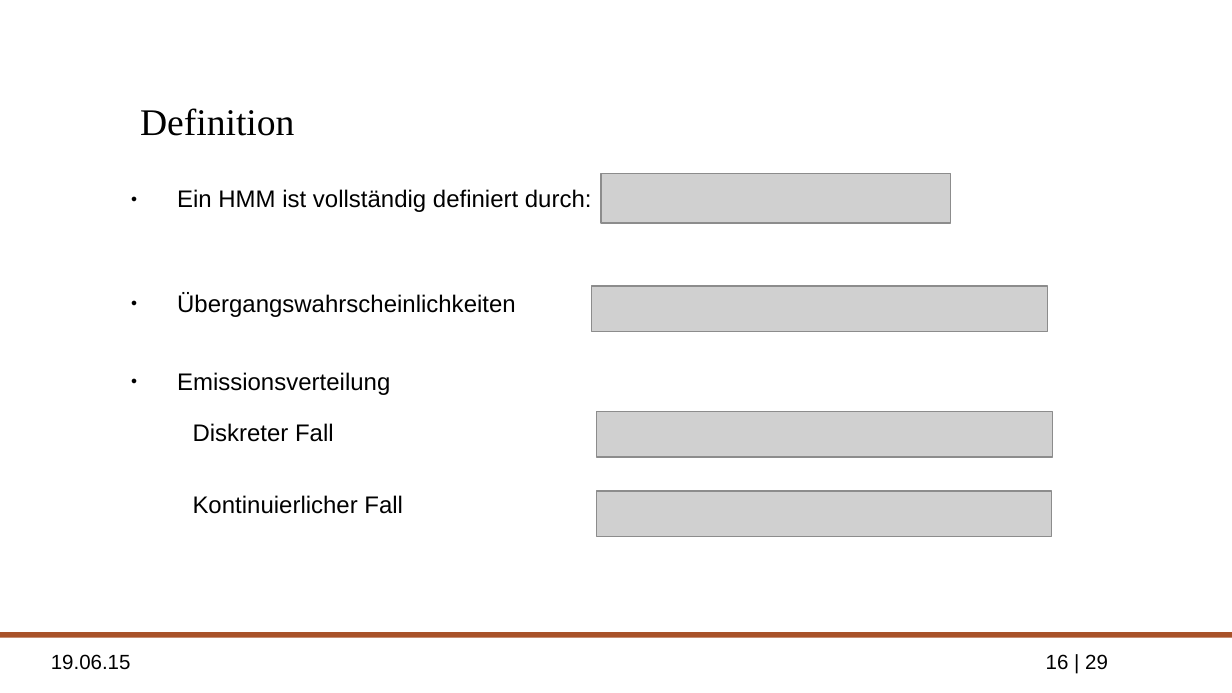
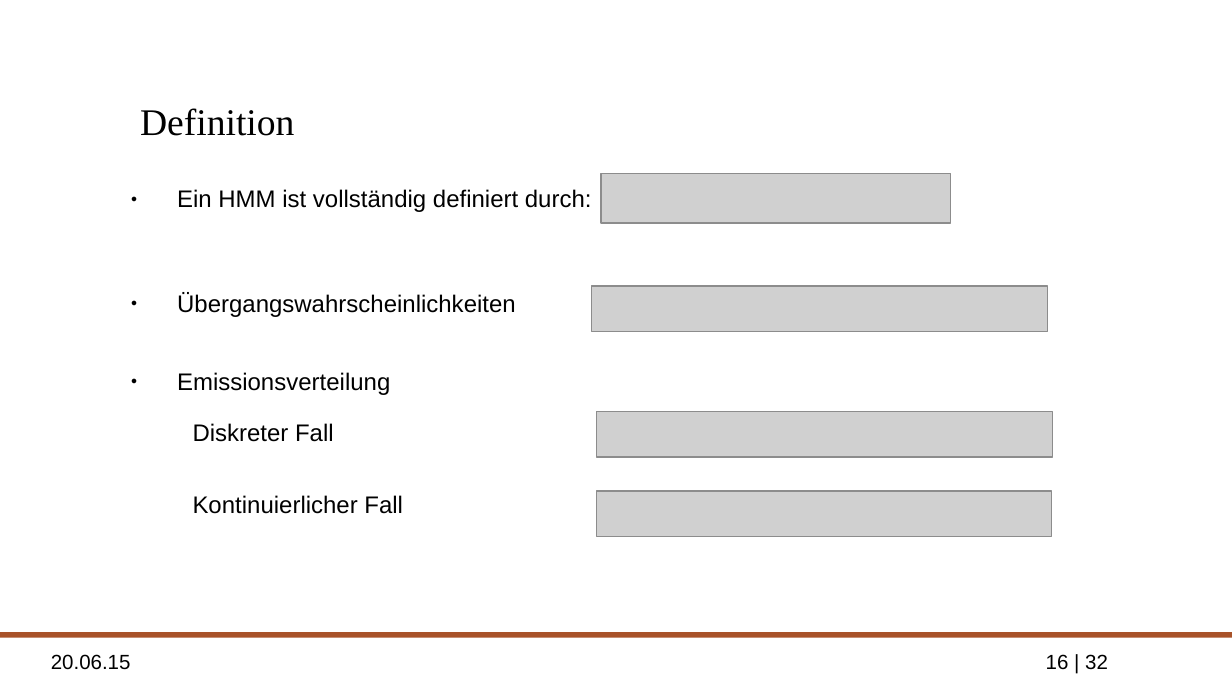
Before and after one commit to ppasler/Formale-Methoden-HMM, a slide deck: slide 16 of presentation/hidden_markov_pasler.odp. Drawn at 1232x693 pixels with LibreOffice and Linux fonts; fonts in the diff are those of the drawing; grey boxes stand for pictures; background and template pictures are left out. Boxes give left, top, right and bottom in pixels: in the first picture for what was removed or moved away, otherwise in the second. Text is boxed around its words. In the diff, an @@ line names an element or a change of style, - is before the commit and + after.

```diff
--- a/presentation/hidden_markov_pasler.odp
+++ b/presentation/hidden_markov_pasler.odp
@@ text at (51,654,131,670): text changed @@
-19.06.15
+20.06.15
@@ page number at (1046,654,1108,670): text changed @@
-16 | 29
+16 | 32
```
Also in this commit, not shown: 27 other slides changed, 3 slides added, 2 other files.
